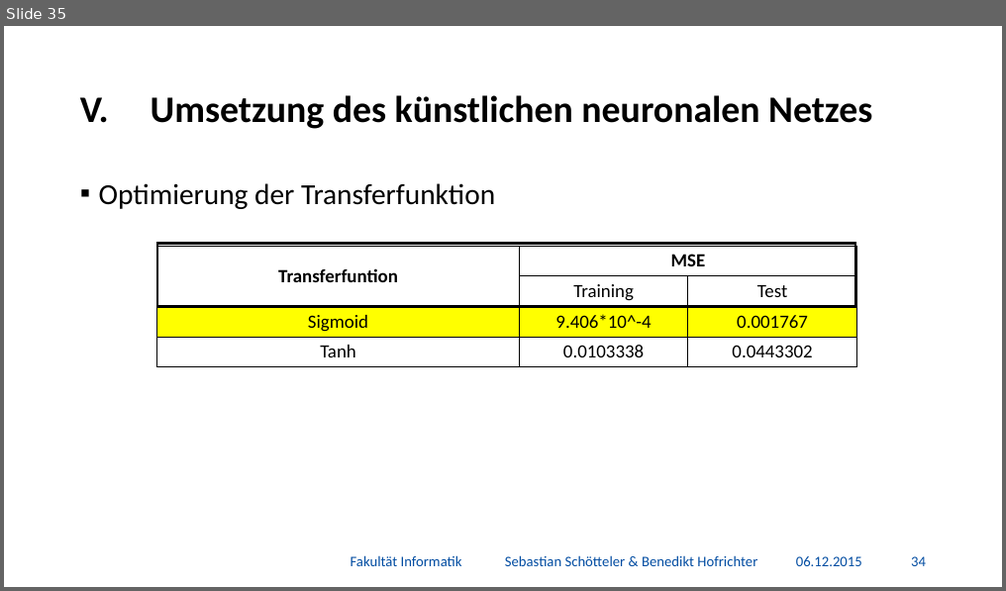
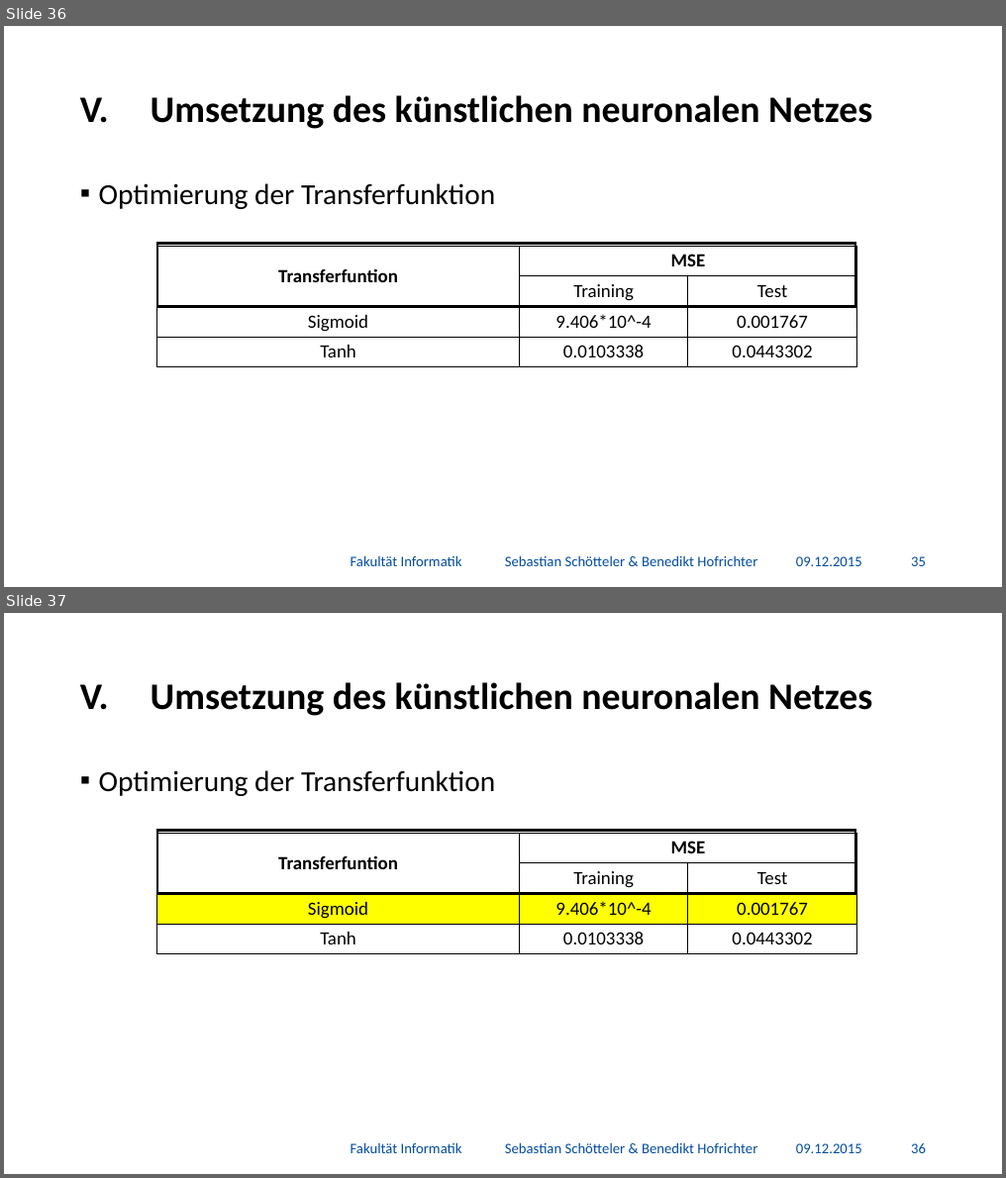
Before and after one commit to BenediktGitGit/soco15, a slide deck: 3b) Vortrag/Präsentation.pptx. Shown one above the other, each under a label of ours: slide 35 before the commit, slides 36 and 37 after it. The pictures are 1006x591 and 1006x1178 pixels, drawn with LibreOffice and Linux fonts; fonts in the diff are those of the drawing; background and template pictures are left out. Boxes give left, top, right and bottom in pixels: in the first picture for what was removed or moved away, otherwise in the second. Text is boxed around its words. In the diff, an @@ line names an element or a change of style, - is before the commit and + after.

```diff
--- a/3b) Vortrag/Präsentation.pptx
+++ b/3b) Vortrag/Präsentation.pptx
@@ slide 37 added at bbox=[4, 613, 1002, 1174], background #FFFFFF @@
@@ title added at bbox=[151, 682, 872, 716], 36 pt, text #000000, bold @@
+V. Umsetzung des künstlichen neuronalen Netzes
@@ text added at bbox=[99, 770, 495, 796], 28 pt, text #000000 @@
+▪ Optimierung der Transferfunktion
@@ table added at bbox=[157, 833, 858, 955], 4 rows, 3 columns @@
+Transferfuntion | MSE | 
+ | Training | Test
+Sigmoid | 9.406*10^-4 | 0.001767
+Tanh | 0.0103338 | 0.0443302
@@ rectangle added at bbox=[157, 831, 856, 894], outline #000000 2.25 pt @@
@@ text added at bbox=[350, 1143, 757, 1154], 14 pt, text #034DA2 @@
+Fakultät Informatik Sebastian Schötteler & Benedikt Hofrichter
@@ text added at bbox=[796, 1144, 862, 1154], 14 pt, text #034DA2 @@
+09.12.2015
@@ page number added at bbox=[911, 1144, 926, 1154], 14 pt, text #034DA2 @@
+36
@@ what was slide 35 is now slide 36 @@
@@ slide 36 changed as well @@
@@ table at bbox=[157, 246, 858, 368] @@
@@ fill #FFFF00 to none in row 3 @@
@@ text at bbox=[796, 557, 862, 567]: text changed @@
-06.12.2015
+09.12.2015
@@ page number at bbox=[911, 557, 926, 567]: text changed @@
-34
+35
```
Also in this commit, not shown: 45 other slides changed, 3 other slides added, 1 other file.
